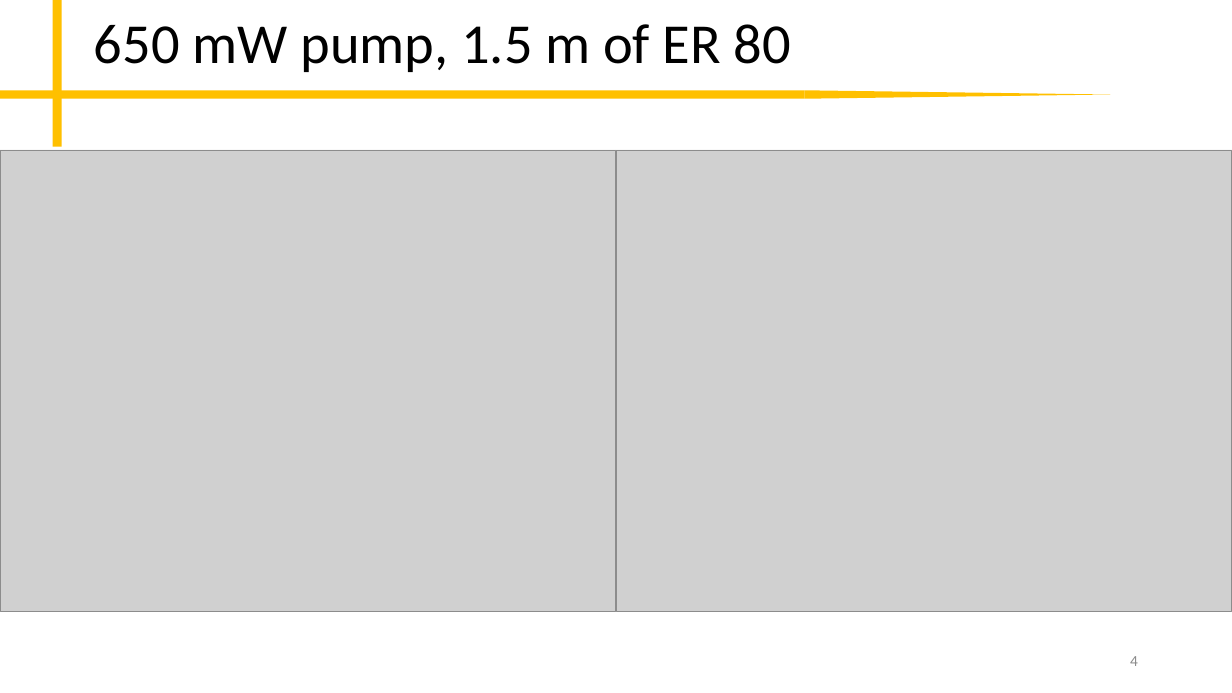
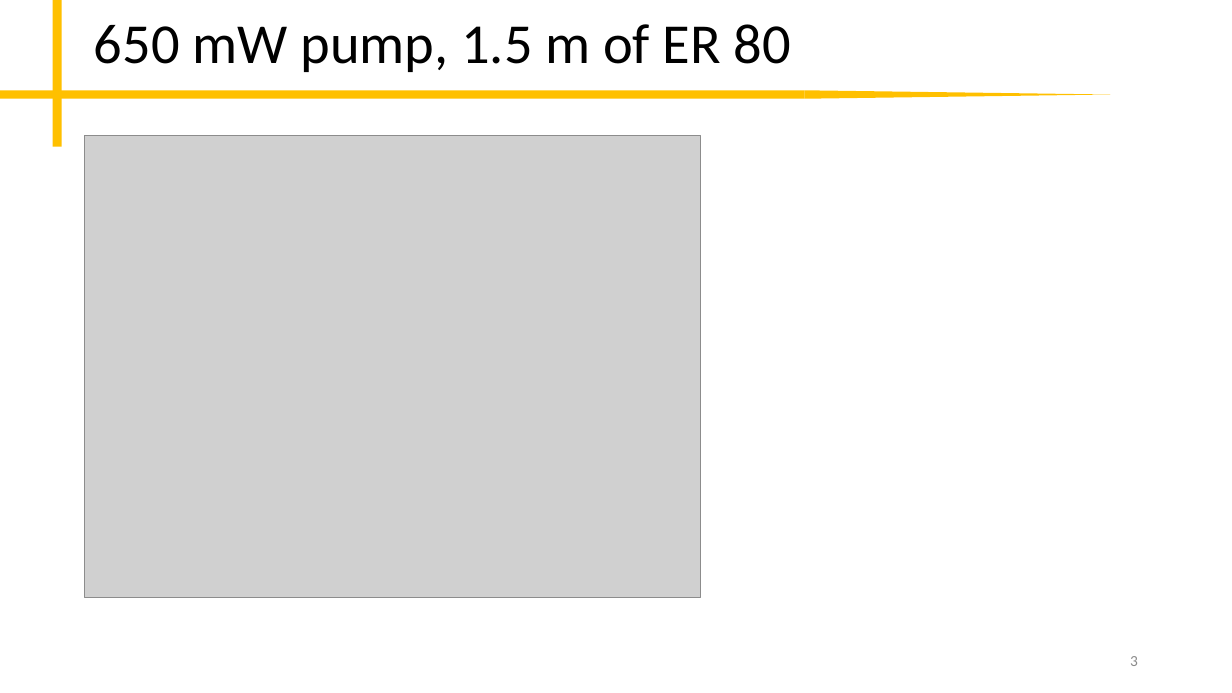
Before and after one commit to peter-chang62/Laser-Design-Scripts, a slide deck: slide 3 of memo.pptx (slide 4 before the commit). Drawn at 1232x693 pixels with LibreOffice and Linux fonts; fonts in the diff are those of the drawing; grey boxes stand for pictures. Boxes give left, top, right and bottom in pixels: in the first picture for what was removed or moved away, otherwise in the second. Text is boxed around its words. In the diff, an @@ line names an element or a change of style, - is before the commit and + after.

```diff
--- a/memo.pptx
+++ b/memo.pptx
@@ picture moved from (x1=0, y1=150, x2=616, y2=612) to (x1=85, y1=135, x2=701, y2=597) @@
@@ picture removed at (x1=616, y1=150, x2=1232, y2=612) @@
@@ page number at (x1=1130, y1=656, x2=1138, y2=666): text changed @@
-4
+3
```
Also in this commit, not shown: 1 slide removed.
